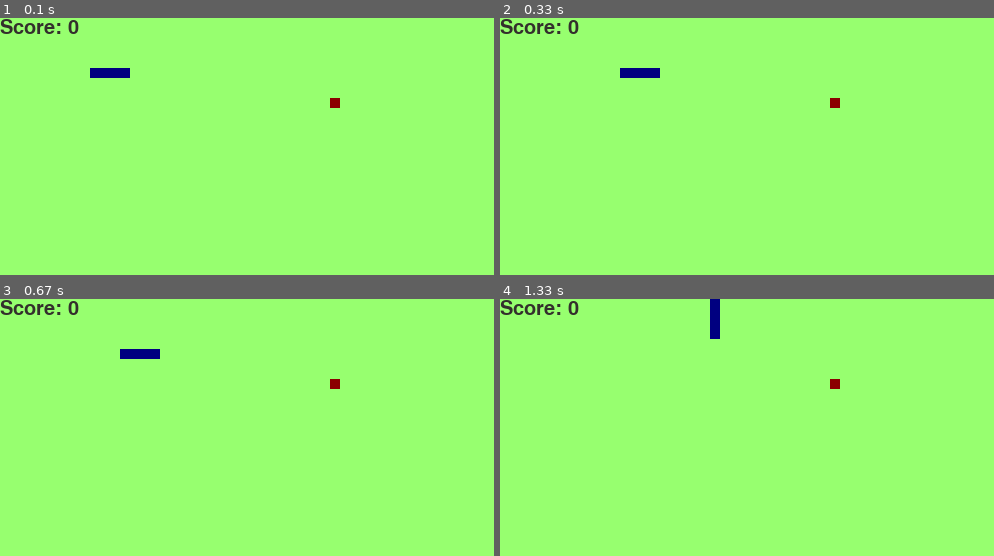
Above: before the commit, frames 1-4 (two rows, left to right).
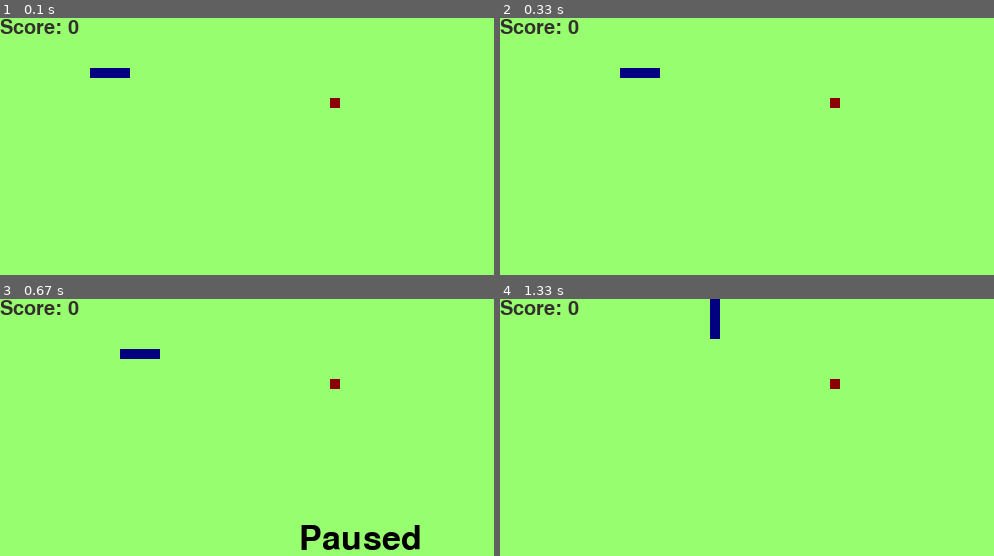
Above: after the commit, the same moments.

Repository: Iriahn/Hackathon2024-Pygame
Game: pygame game, started from Snake.py
Same seed, same stepped clock (60 frames per second), same inputs: the game is played once before the commit and once after it.
Inputs:
- Up to frame 1 (0.1 s): no input
- Up to frame 2 (0.33 s): no input
- Up to frame 3 (0.67 s): tap Space at 0.33 s
- Up to frame 4 (1.33 s): tap Space at 0.67 s; tap W at 1 s

Frames 1-2 are identical in both runs. In frame 3, 1.2% of the frame differs, in the area x 60-86%, y 87-98%; in frame 4, nothing differs.

Commit message:
Snake.py

Diff:
--- a/Snake.py
+++ b/Snake.py
@@ -6,9 +6,9 @@
 from pygame.mixer import unpause
 
 #Speed and window size
-snake_speed = 15
-window_x = 720
-window_y = 480
+SNAKE_SPEED = 15
+WINDOW_X = 720
+WINDOW_Y = 480
 
 #Defining colors
 black = pygame.Color(0, 0, 0)
@@ -21,13 +21,13 @@
 pygame.init()
 
 pygame.display.set_caption('Snake Game')
-game_window = pygame.display.set_mode((window_x, window_y))
+game_window = pygame.display.set_mode((WINDOW_X, WINDOW_Y))
 fps = pygame.time.Clock()
 
 snake_position = [100, 50]
 snake_body = [ [100, 50], [90, 50], [80, 50], [70, 50] ]
 
-fruit_position = [random.randrange(1, (window_x//10))*10, random.randrange(1, (window_y//10))*10]
+fruit_position = [random.randrange(1, (WINDOW_X//10))*10, random.randrange(1, (WINDOW_Y//10))*10]
 fruit_spawn = True
 
 direction = 'RIGHT'
@@ -45,7 +45,7 @@
     my_font = pygame.font.SysFont('futuristic', 50)
     game_over_surface = my_font.render('Your Score is: ' + str(score), True, red)
     game_over_rect = game_over_surface.get_rect()
-    game_over_rect.midtop = (window_x/2, window_y/4)
+    game_over_rect.midtop = (WINDOW_X/2, WINDOW_Y/4)
     game_window.blit(game_over_surface, game_over_rect)
     pygame.display.flip()
     time.sleep(2)
@@ -58,8 +58,9 @@
     large_text = pygame.font.SysFont('futuristic', 50)
     paused_surface = large_text.render('Paused', True, black)
     paused_rect = paused_surface.get_rect()
-    paused_rect.center = ((window_x/2), (window_y/2))
+    paused_rect.center = ((WINDOW_X/2), (WINDOW_Y/2))
     game_window.blit(paused_surface, paused_rect)
+    pygame.display.flip()
 
     while paused:
         for event in pygame.event.get():
@@ -118,7 +119,7 @@
         snake_body.pop()
 
     if not fruit_spawn:
-        fruit_position = [random.randrange(1, (window_x // 10)) * 10, random.randrange(1, (window_y // 10)) * 10]
+        fruit_position = [random.randrange(1, (WINDOW_X // 10)) * 10, random.randrange(1, (WINDOW_Y // 10)) * 10]
     fruit_spawn = True
     game_window.fill(green)
 
@@ -127,9 +128,9 @@
     pygame.draw.rect(game_window, red, pygame.Rect(fruit_position[0], fruit_position[1], 10, 10))
 
     #Game Over
-    if snake_position[0] < 0 or snake_position[0] > window_x-10:
+    if snake_position[0] < 0 or snake_position[0] > WINDOW_X-10:
         game_over()
-    if snake_position[1] < 0 or snake_position[1] > window_y-10:
+    if snake_position[1] < 0 or snake_position[1] > WINDOW_Y-10:
         game_over()
 
     #Snake touches itself
@@ -142,4 +143,4 @@
     #Refresh screen
     pygame.display.update()
     #Refresh rate
-    fps.tick(snake_speed)
+    fps.tick(SNAKE_SPEED)
